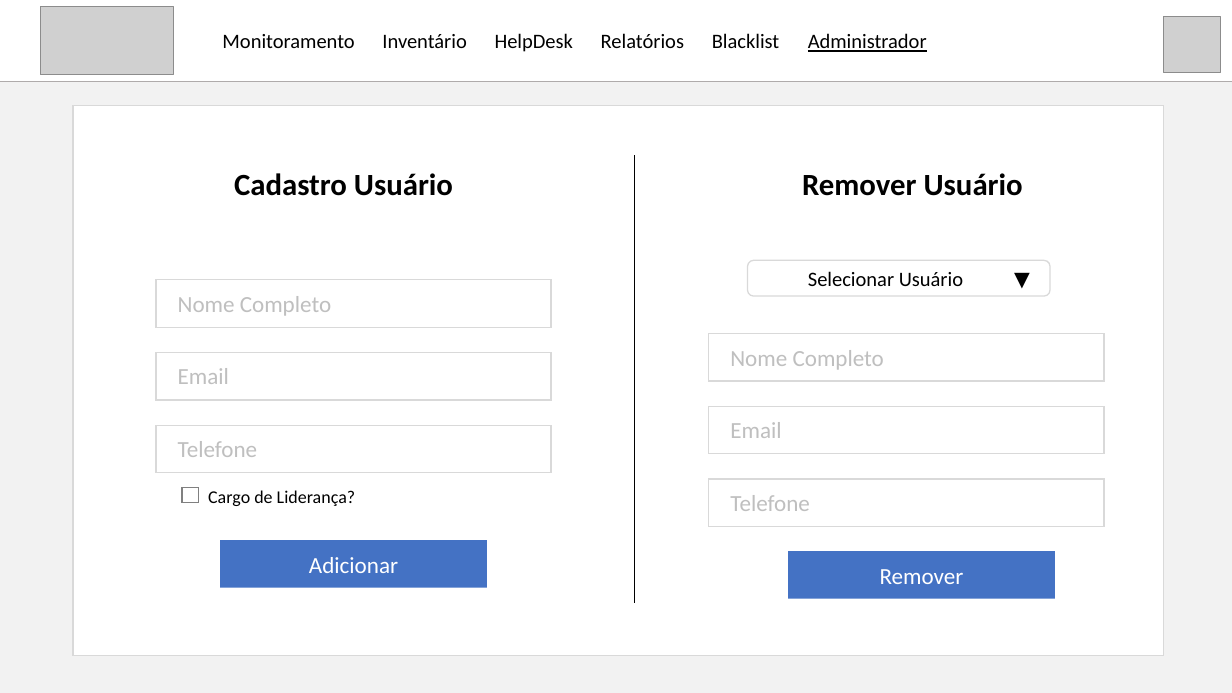
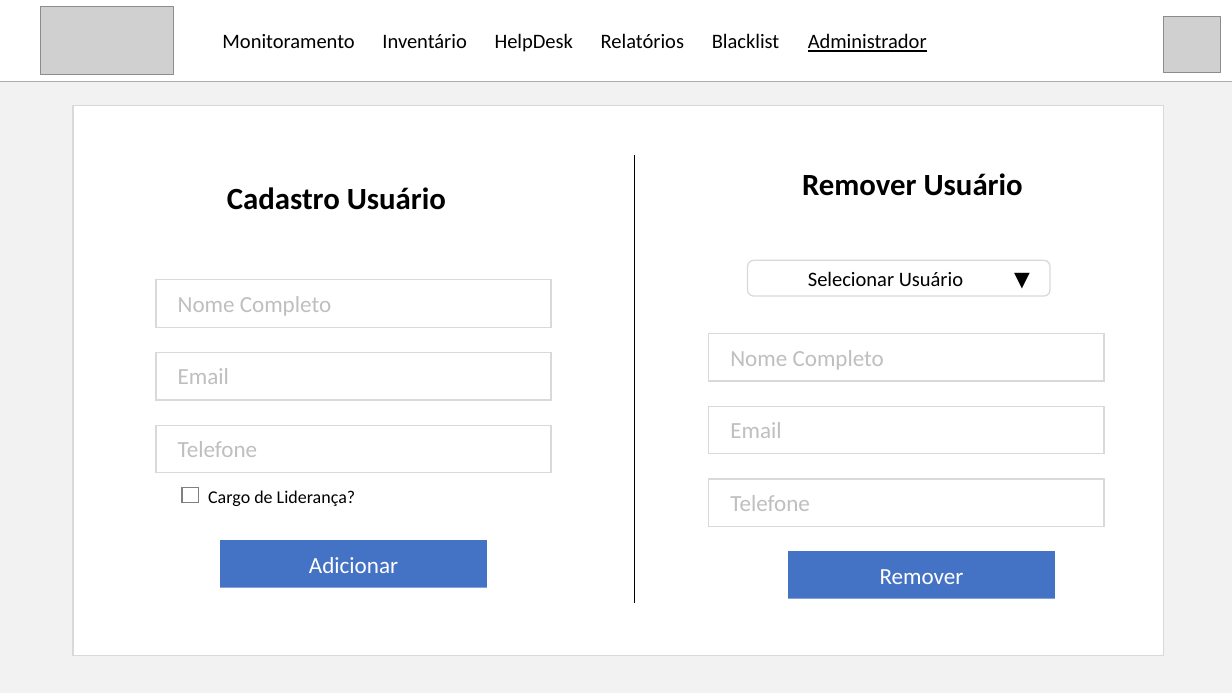
Before and after one commit to BandTec/grupo-04-adsb-20201, a slide deck: slide 6 of Prototipação de Dashboard/Prototipação Dashboard-EX2.pptx. Drawn at 1232x693 pixels with LibreOffice and Linux fonts; fonts in the diff are those of the drawing; grey boxes stand for pictures. Boxes give left, top, right and bottom in pixels: in the first picture for what was removed or moved away, otherwise in the second. Text is boxed around its words. In the diff, an @@ line names an element or a change of style, - is before the commit and + after.

```diff
--- a/Prototipação de Dashboard/Prototipação Dashboard-EX2.pptx
+++ b/Prototipação de Dashboard/Prototipação Dashboard-EX2.pptx
@@ text "Cadastro Usuário": place and size @@
-text "Cadastro Usuário" at [234,173,453,196]
+text "Cadastro Usuário" at [227,187,446,210]
```
Also in this commit, not shown: 41 other files.
